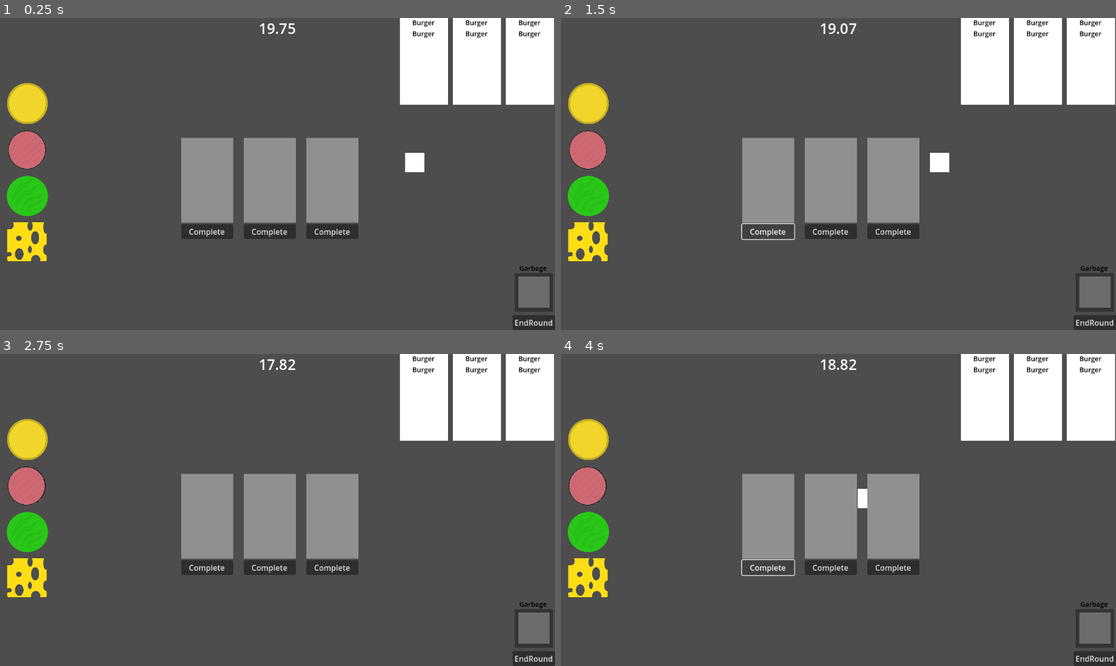
Above: before the commit, frames 1-4 (two rows, left to right).
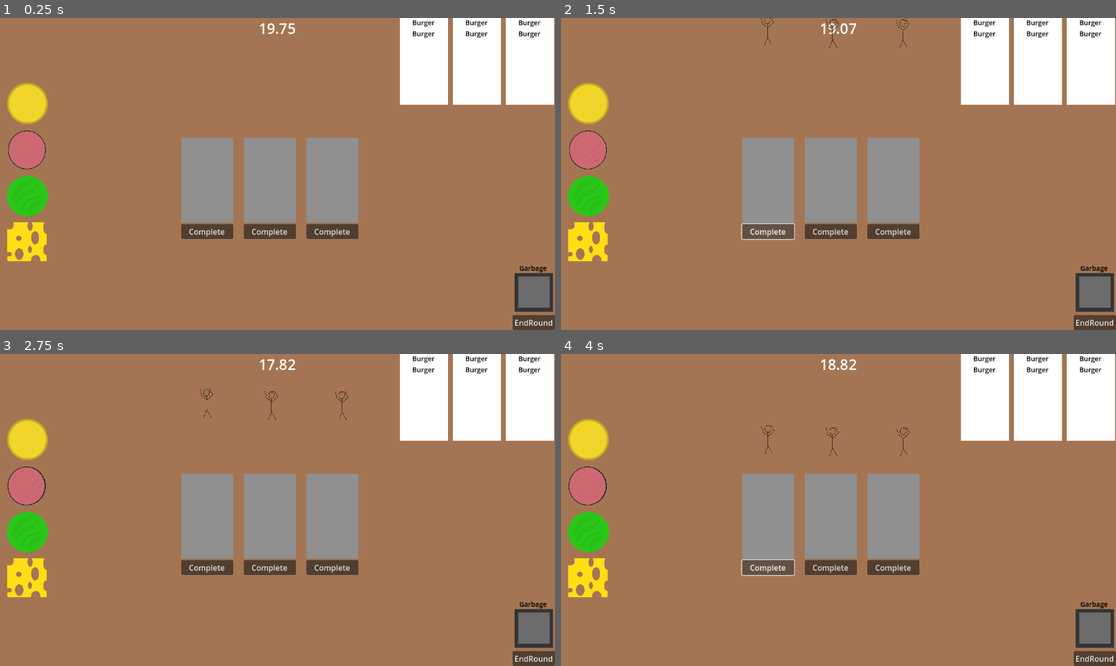
Above: after the commit, the same moments.

Repository: Logan-Flash/Chefs-Up
Game: Godot game, scene res://game_scene.tscn
Same seed, same stepped clock (60 frames per second), same inputs: the game is played once before the commit and once after it.
Inputs (mouse positions are in pixels of both pictures, inside the frame that each line leads up to):
- Up to frame 1 (0.25 s): no input
- Up to frame 2 (1.5 s): click "EndRound" at 0.5 s; click "Complete" at 1.25 s
- Up to frame 3 (2.75 s): click (27, 485) at 2.02 s
- Up to frame 4 (4 s): click "EndRound" at 2.75 s; click "Complete" at 3.5 s

The runs differ from the first frame. In frame 1, 81% of the frame differs, in the area x 0-100%, y 0-100%; in frame 2, 81%; in frame 3, 81%; in frame 4, 81%.

Commit message:
animations

Diff:
--- a/Customer.gd
+++ b/Customer.gd
@@ -10,8 +10,27 @@
 func _process(delta: float) -> void:
 
 	if pathFollow.progress != 256 or leaving:
+		$Path/PathFollow/AnimatedSprite2D.play()
+		$Path/PathFollow/AnimatedSprite2D.animation = "Walk"
+
 		pathFollow.progress += speed
 
+	if pathFollow.progress == 256:
+		$Path/PathFollow/AnimatedSprite2D.animation = "Idle"
+
 	if pathFollow.progress_ratio == 1:
+
 		leaving = false
 		pathFollow.progress_ratio = 0
+
+
+func _on_order_tray_1_complete_order() -> void:
+	leaving = true # Replace with function body.
+
+
+func _on_order_tray_2_complete_order() -> void:
+	leaving = true # Replace with function body.
+
+
+func _on_order_tray_3_complete_order() -> void:
+	leaving = true # Replace with function body.
--- a/Customer.tscn
+++ b/Customer.tscn
@@ -1,12 +1,41 @@
-[gd_scene load_steps=3 format=3 uid="uid://dlv42rfgq38y"]
+[gd_scene load_steps=8 format=3 uid="uid://dlv42rfgq38y"]
 
 [ext_resource type="Script" path="res://Customer.gd" id="1_c661x"]
+[ext_resource type="Texture2D" uid="uid://cr5akv64osad6" path="res://Art/drive-download-20250224T174413Z-001/Idle_1.png" id="2_a35ja"]
+[ext_resource type="Texture2D" uid="uid://cfa6als5vrtip" path="res://Art/drive-download-20250224T174413Z-001/Idle_2.png" id="3_d4c1e"]
+[ext_resource type="Texture2D" uid="uid://bk1eluucc8dmv" path="res://Art/drive-download-20250224T174413Z-001/Walk_1.png" id="4_pff2w"]
+[ext_resource type="Texture2D" uid="uid://c0egc70qd6ord" path="res://Art/drive-download-20250224T174413Z-001/Walk_2.png" id="5_rqphj"]
 
 [sub_resource type="Curve2D" id="Curve2D_pm8kf"]
 _data = {
 "points": PackedVector2Array(0, 0, 0, 0, 896, 320, 0, 0, 0, 0, 640, 320, 0, 0, 0, 0, 896, 320)
 }
 point_count = 3
+
+[sub_resource type="SpriteFrames" id="SpriteFrames_frqk1"]
+animations = [{
+"frames": [{
+"duration": 1.0,
+"texture": ExtResource("2_a35ja")
+}, {
+"duration": 1.0,
+"texture": ExtResource("3_d4c1e")
+}],
+"loop": true,
+"name": &"Idle",
+"speed": 5.0
+}, {
+"frames": [{
+"duration": 1.0,
+"texture": ExtResource("4_pff2w")
+}, {
+"duration": 1.0,
+"texture": ExtResource("5_rqphj")
+}],
+"loop": true,
+"name": &"Walk",
+"speed": 5.0
+}]
 
 [node name="Customer" type="Node2D"]
 script = ExtResource("1_c661x")
@@ -20,6 +49,9 @@
 rotates = false
 loop = false
 
-[node name="ColorRect" type="ColorRect" parent="Path/PathFollow"]
-offset_right = 40.0
-offset_bottom = 40.0
+[node name="AnimatedSprite2D" type="AnimatedSprite2D" parent="Path/PathFollow"]
+position = Vector2(-0.999878, -1.00002)
+rotation = -1.56621
+scale = Vector2(0.0648146, 0.0805558)
+sprite_frames = SubResource("SpriteFrames_frqk1")
+animation = &"Idle"
--- a/game_scene.tscn
+++ b/game_scene.tscn
@@ -37,7 +37,15 @@
 [node name="GameScene" type="Node"]
 script = ExtResource("1_4blbw")
 
-[node name="Customer" parent="." instance=ExtResource("2_l5rxr")]
+[node name="ColorRect" type="ColorRect" parent="."]
+offset_right = 1154.0
+offset_bottom = 665.0
+color = Color(0.643603, 0.458047, 0.32073, 1)
+
+[node name="Customer1" parent="." instance=ExtResource("2_l5rxr")]
+position = Vector2(113, 838)
+rotation = -1.57777
+metadata/_edit_group_ = true
 
 [node name="RoundTimer" parent="." instance=ExtResource("3_2dcb2")]
 
@@ -240,12 +248,23 @@
 [node name="Cheese" parent="." instance=ExtResource("8_kpx8k")]
 position = Vector2(55, 467)
 
+[node name="Customer2" parent="." instance=ExtResource("2_l5rxr")]
+position = Vector2(242, 840)
+rotation = -1.56992
+
+[node name="Customer3" parent="." instance=ExtResource("2_l5rxr")]
+position = Vector2(394, 843)
+rotation = -1.57801
+
+[connection signal="complete_order" from="OrderTray1" to="Customer1" method="_on_order_tray_1_complete_order"]
 [connection signal="area_entered" from="OrderTray1/Area2D" to="OrderTray1" method="_on_area_2d_area_entered"]
 [connection signal="area_exited" from="OrderTray1/Area2D" to="OrderTray1" method="_on_area_2d_area_exited"]
 [connection signal="button_up" from="OrderTray1/Button" to="OrderTray1" method="_on_button_button_up"]
+[connection signal="complete_order" from="OrderTray2" to="Customer2" method="_on_order_tray_2_complete_order"]
 [connection signal="area_entered" from="OrderTray2/Area2D" to="OrderTray2" method="_on_area_2d_area_entered"]
 [connection signal="area_exited" from="OrderTray2/Area2D" to="OrderTray2" method="_on_area_2d_area_exited"]
 [connection signal="button_up" from="OrderTray2/Button" to="OrderTray2" method="_on_button_button_up"]
+[connection signal="complete_order" from="OrderTray3" to="Customer3" method="_on_order_tray_3_complete_order"]
 [connection signal="area_entered" from="OrderTray3/Area2D" to="OrderTray3" method="_on_area_2d_area_entered"]
 [connection signal="area_exited" from="OrderTray3/Area2D" to="OrderTray3" method="_on_area_2d_area_exited"]
 [connection signal="button_up" from="OrderTray3/Button" to="OrderTray3" method="_on_button_button_up"]
Binary file added: Art/drive-download-20250224T174413Z-001/Idle_1.png
Not shown, added: Art/drive-download-20250224T174413Z-001/Idle_1.png.import
Binary file added: Art/drive-download-20250224T174413Z-001/Idle_2.png
Not shown, added: Art/drive-download-20250224T174413Z-001/Idle_2.png.import
Binary file added: Art/drive-download-20250224T174413Z-001/Stand.png
Not shown, added: Art/drive-download-20250224T174413Z-001/Stand.png.import
Binary file added: Art/drive-download-20250224T174413Z-001/Walk_1.png
Not shown, added: Art/drive-download-20250224T174413Z-001/Walk_1.png.import
Binary file added: Art/drive-download-20250224T174413Z-001/Walk_2.png
Not shown, added: Art/drive-download-20250224T174413Z-001/Walk_2.png.import
Not shown, added: Art/drive-download-20250224T174413Z-001.zip
